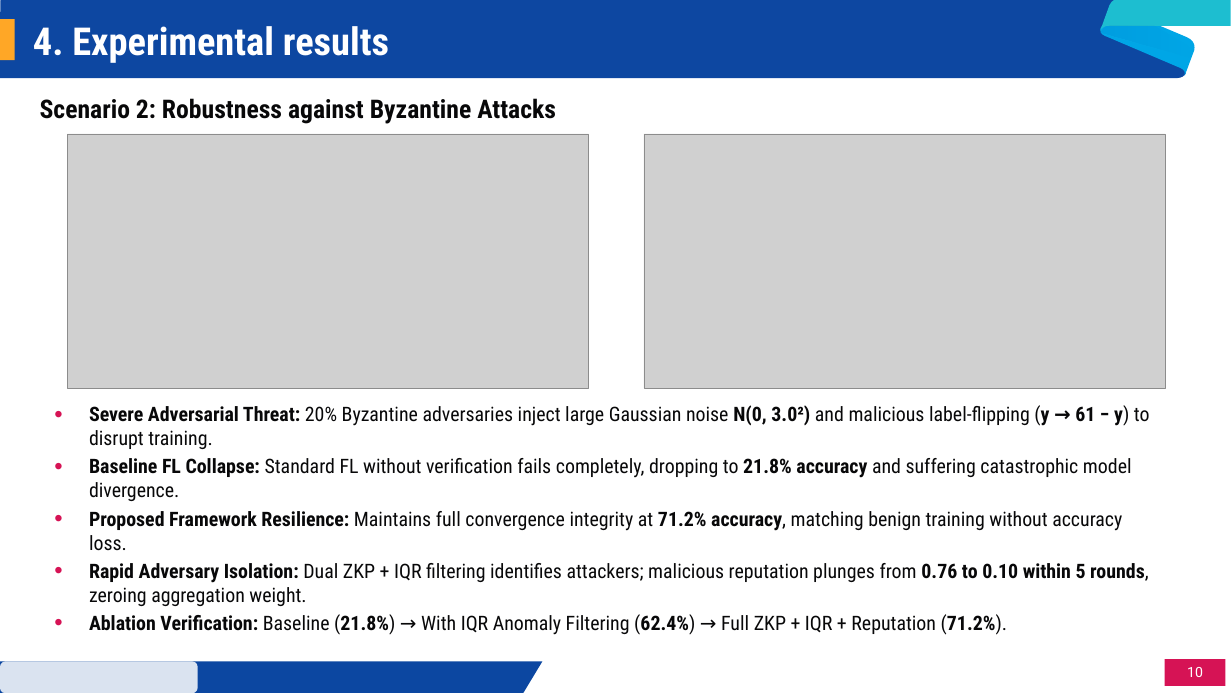
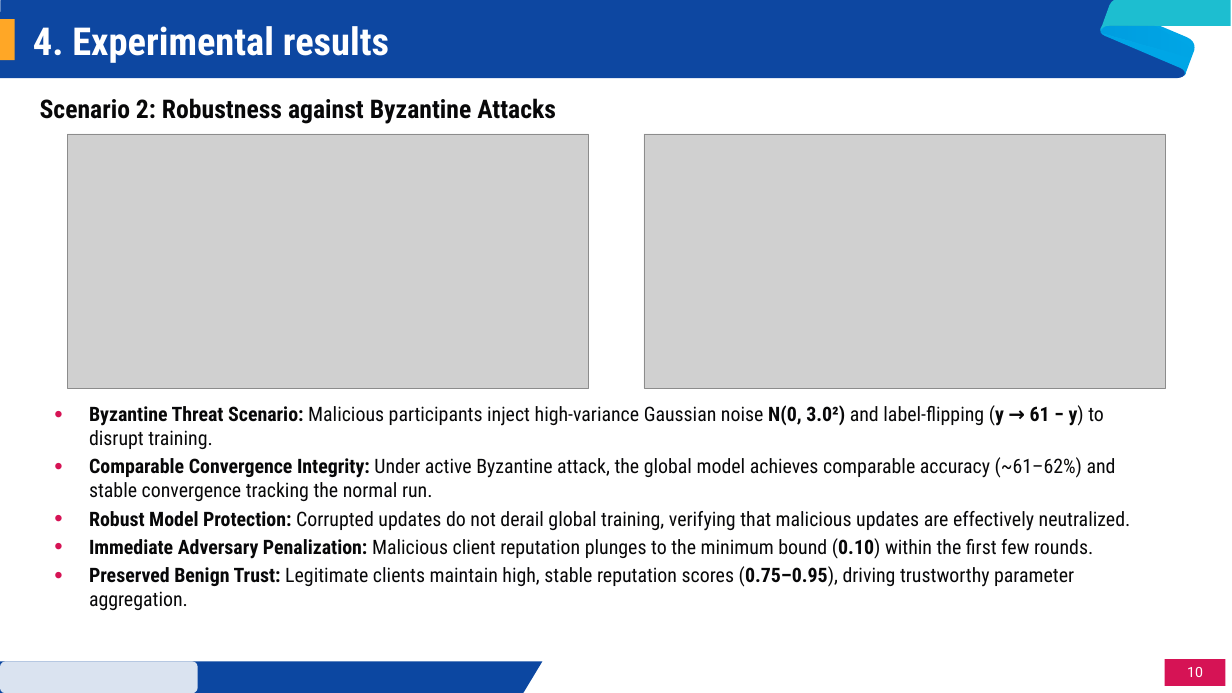
Before and after one commit to Ragingsnake/Project_NT114-main, a slide deck: slide 10 of presentation/ComNetSat2026_Presentation.pptx. Drawn at 1232x693 pixels with LibreOffice and Linux fonts; fonts in the diff are those of the drawing; grey boxes stand for pictures; background and template pictures are left out. Boxes give left, top, right and bottom in pixels: in the first picture for what was removed or moved away, otherwise in the second. Text is boxed around its words. In the diff, an @@ line names an element or a change of style, - is before the commit and + after.

Commit message:
Correct Slide 10 and Conclusion: compare working model under normal vs Byzantine attack, align with slide contents without baseline collapse claims

```diff
--- a/presentation/ComNetSat2026_Presentation.pptx
+++ b/presentation/ComNetSat2026_Presentation.pptx
@@ text at [89,405,1131,610]: text changed @@
-• Severe Adversarial Threat: 20% Byzantine adversaries inject large Gaussian noise N(0, 3.0²) and malicious label-flipping (y → 61 − y) to disrupt training.
-• Baseline FL Collapse: Standard FL without verification fails completely, dropping to 21.8% accuracy and suffering catastrophic model divergence.
-• Proposed Framework Resilience: Maintains full convergence integrity at 71.2% accuracy, matching benign training without accuracy loss.
-• Rapid Adversary Isolation: Dual ZKP + IQR filtering identifies attackers; malicious reputation plunges from 0.76 to 0.10 within 5 rounds, zeroing aggregation weight.
-• Ablation Verification: Baseline (21.8%) → With IQR Anomaly Filtering (62.4%) → Full ZKP + IQR + Reputation (71.2%).
+• Byzantine Threat Scenario: Malicious participants inject high-variance Gaussian noise N(0, 3.0²) and label-flipping (y → 61 − y) to disrupt training.
+• Comparable Convergence Integrity: Under active Byzantine attack, the global model achieves comparable accuracy (~61–62%) and stable convergence tracking the normal run.
+• Robust Model Protection: Corrupted updates do not derail global training, verifying that malicious updates are effectively neutralized.
+• Immediate Adversary Penalization: Malicious client reputation plunges to the minimum bound (0.10) within the first few rounds.
+• Preserved Benign Trust: Legitimate clients maintain high, stable reputation scores (0.75–0.95), driving trustworthy parameter aggregation.
```
Also in this commit, not shown: 1 other file.
